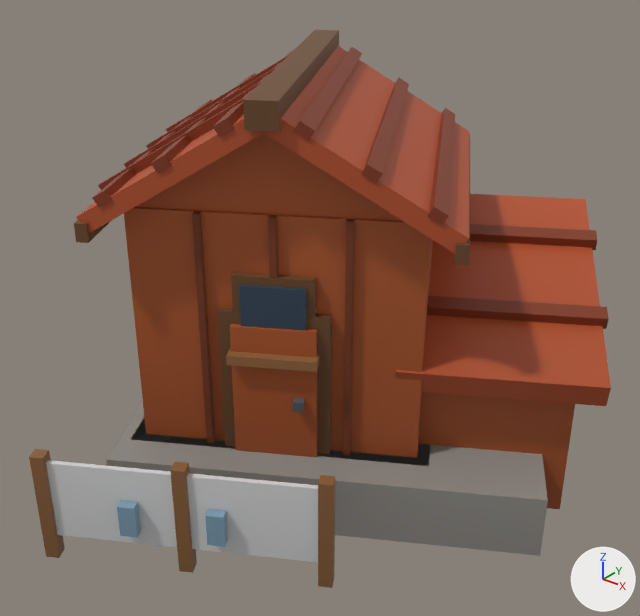
A saved change to the glTF model art/models/building_6.glb.
Camera for both pictures: a 50 mm lens placed at (0.638, -0.85, 0.711), pointed at (0.007, -0.061, 0.222). Lighting does not change. The marker at lower right points along +X, +Y and +Z. The older version comes first. Vertices at exactly the same position are counted once.

Script lines for the objects in view, before the commit:
```python
me_building_6 = bpy.data.meshes.new('building_6')
me_building_6.from_pydata(...)  # 358 vertices, 536 faces; spans x -0.356..0.359, y -0.421..0.336, z 0.0..0.515
me_building_6.materials.append(mat_defaultmaterial)
ob_building_6 = bpy.data.objects.new('building_6', me_building_6)
ob_building_6.location = (0.0, 0.0, 0.0)
```
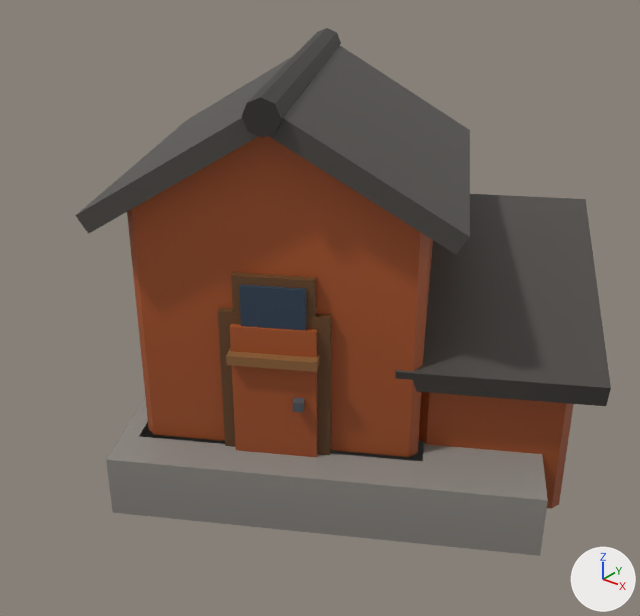
Location of each change, [x1, y1, x2, y2] in pixels of the pictures (640 x 616 px):
'building_6', reshaped (8% narrower)
    before: [29, 30, 611, 588]
    after: [75, 28, 611, 556]
part 1 of me_building_6, rebuilt (mostly hidden)
    before: [131, 417, 430, 466]
    after: [140, 422, 424, 461]
part 2 of me_building_6, rebuilt
    before: [418, 392, 575, 509]
    after: [419, 392, 574, 509]
part 3 of me_building_6, rebuilt (45% wider, 18% taller)
    before: [294, 47, 362, 140]
    after: [242, 28, 341, 138]
part 4 of me_building_6, added (brown)
    after: [127, 208, 433, 457]
part 5 of me_building_6, deleted
    before: [29, 54, 609, 588]
part 6 of me_building_6, reshaped
    before: [74, 30, 470, 458]
    after: [75, 45, 470, 254]
part 7 of me_building_6, recoloured (brown to dark grey)
    both: [395, 194, 611, 406]

The change, as a diff of the scene's bpy script:
```diff
--- a/art/models/building_6.glb.py
+++ b/art/models/building_6.glb.py
@@ me_building_6 @@
 # used by ob_building_6; location = (0.0, 0.0, 0.0)
-me_building_6.from_pydata(...)  # 358 vertices, 536 faces; spans x -0.356..0.359, y -0.421..0.336, z 0.0..0.515
+me_building_6.from_pydata(...)  # 186 vertices, 256 faces; spans x -0.352..0.359, y -0.321..0.336, z 0.0..0.518
+# me_building_6 part 1: the loose piece of 8 vertices spanning x -0.32..0.196, y -0.274..0.249, z 0.0..0.08 is rebuilt with 20 vertices and now spans x -0.316..0.192, y -0.27..0.245, z 0.0..0.08
+# me_building_6 part 2: the loose piece of 8 vertices spanning x 0.01..0.316, y -0.058..0.292, z 0.0..0.192 is rebuilt with 16 vertices and now spans x 0.015..0.311, y -0.053..0.287, z 0.0..0.192
+# me_building_6 part 3: the loose piece of 8 vertices spanning x -0.144..0.092, y -0.185..0.201, z 0.475..0.494 is rebuilt with 16 vertices and now spans x -0.192..0.068, y -0.218..0.192, z 0.478..0.518
+# me_building_6 part 4: a new loose piece of 16 vertices spanning x -0.294..0.17, y -0.249..0.223, z 0.08..0.38, in mat_defaultmaterial
+# me_building_6 part 5: 20 loose pieces with 160 vertices, spanning x -0.316..0.315, y -0.421..0.256, z 0.0..0.512, are deleted
+# me_building_6 part 6
+# 67 vertices are removed from x -0.356..0.232, y -0.309..0.284, z 0.08..0.515
+# 122 faces are deleted
+# 3 vertices move from x -0.174..0.041, y -0.202..0.176, z 0.484..0.502 to x -0.175..0.228, y -0.093..0.177, z 0.381..0.504
+# 11 vertices are added at x -0.352..0.051, y -0.304..0.279, z 0.381..0.504
+# 28 new faces join them
+# me_building_6 part 7: 10 kept faces spanning x -0.032..0.359, y -0.101..0.336, z 0.169..0.299 get new vertex colours; the middle colour goes from brown #ad4e29 to dark grey #4a4642
 me_building_6.materials.append(mat_defaultmaterial)
```
